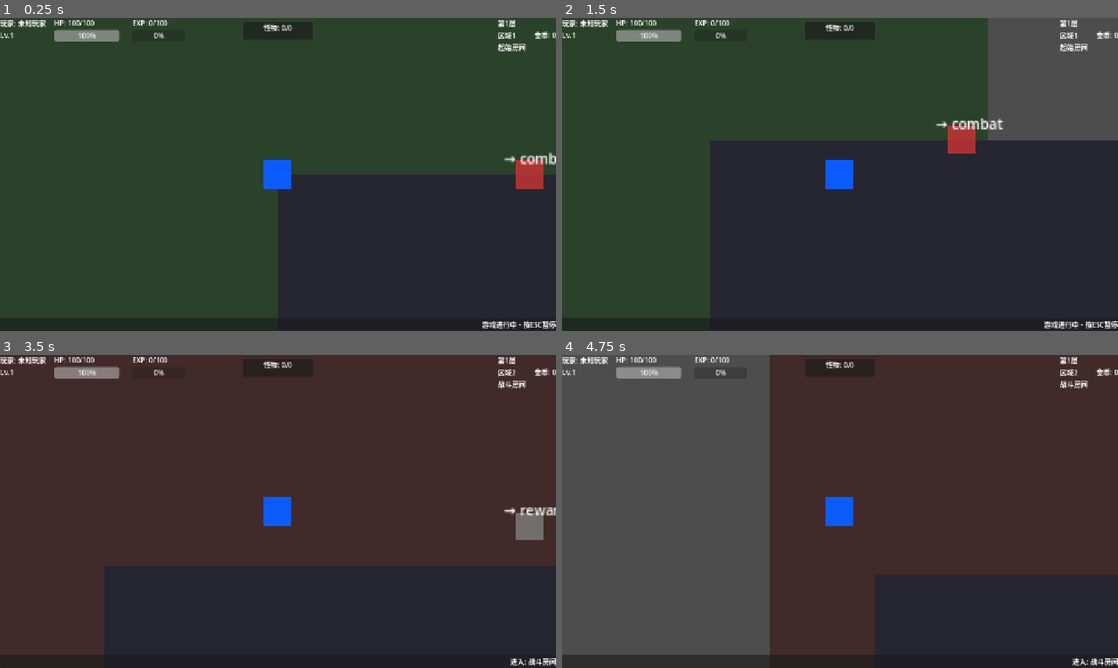
Above: before the commit, frames 1-4 (two rows, left to right).
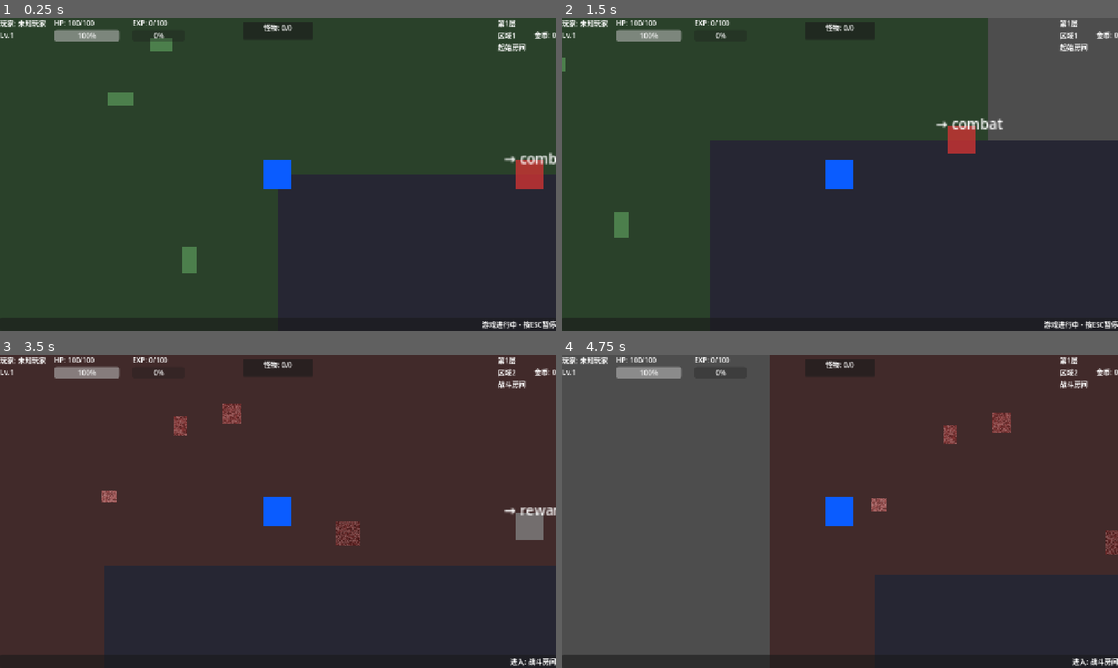
Above: after the commit, the same moments.

Repository: yzy-ydm/aurora-roguelike-ai
Game: Godot game, scene res://scenes/game/game_scene.tscn
Two runs of this game, one before a commit and one after it. Both use one fixed random seed, a clock stepped at 60 frames per second and the inputs below. This scene is started directly instead of the project's main scene.
Inputs (mouse positions are in pixels of both pictures, inside the frame that each line leads up to):
- Up to frame 1 (0.25 s): no input
- Up to frame 2 (1.5 s): tap Enter at 0.5 s; move the mouse to (962, 158) at 0.52 s; hold D (move_right) 0.53-1.28 s; hold E (interaction) 0.53-1.28 s; click (962, 158) at 0.67 s; move the mouse to (728, 190) at 1.27 s; hold S (move_down) from 1.28 s (still down); tap E (interaction) at 1.35 s
- Up to frame 3 (3.5 s): move the mouse to (333, 442) at 2.02 s; release S (move_down) at 2.03 s; hold D (move_right) 2.03-2.78 s; hold E (interaction) 2.03-2.78 s; move the mouse to (250, 574) at 2.77 s; hold W (move_up) from 2.78 s (still down); tap E (interaction) at 2.85 s; click (250, 574) at 2.92 s
- Up to frame 4 (4.75 s): move the mouse to (1006, 558) at 3.52 s; release W (move_up) at 3.53 s; hold E (interaction) 3.53-4.28 s; hold A (move_left) from 3.53 s (still down); move the mouse to (673, 464) at 4.27 s; tap E (interaction) at 4.35 s

The runs differ from the first frame. In frame 1, 0.6% of the frame differs, in the area x 19-36%, y 6-82%; in frame 2, 0.2%; in frame 3, 0.7%, in the area x 18-65%, y 15-61%; in frame 4, 0.6%.
Error in both runs: Invalid call. Nonexistent function 'get_value' in base 'Signal'. (res://scripts/ai/ai_content_service.gd:352)

Commit message:
feat(ui): Phase 16.1 room decoration and clear feedback
- Add RoomDecorationManager for room decorations
- Add RoomClearFeedback for room clear animation
- Integrate decoration system into RoomRenderer
- Add 'Room Cleared!' feedback on combat clear
- Create Phase16.1_Report.md documentation
- Improve visual layers and room atmosphere

Diff:
--- a/client/scenes/game/game_scene.gd
+++ b/client/scenes/game/game_scene.gd
@@ -693,6 +693,10 @@
 	print("[GameScene] Combat cleared!")
 	hud.set_status("房间已清除！拾取奖励后通过传送门进入下一房间")
 
+	# Phase 16.1: 显示房间清空反馈
+	if _room_renderer:
+		_room_renderer.show_room_clear_feedback()
+
 	# 生成奖励
 	if _room_spawner:
 		var content = _combat_manager.get_current_content()
--- /dev/null
+++ b/client/scripts/world/room_clear_feedback.gd
@@ -0,0 +1,159 @@
+## 房间清空反馈系统 (Phase 16.1)
+##
+## 房间清空时显示视觉反馈
+## 提升游戏体验
+
+extends Node
+
+## ==================== 配置 ====================
+
+## 反馈文本
+const CLEAR_TEXT = "Room Cleared!"
+
+## 文本颜色
+const TEXT_COLOR = Color(0.2, 1.0, 0.2, 1.0)  # 绿色
+
+## 文本持续时间
+const TEXT_DURATION = 2.0
+
+## ==================== 引用 ====================
+
+## 反馈容器
+var _feedback_container: Node2D = null
+
+## 当前反馈节点
+var _current_feedback: Node = null
+
+## ==================== 初始化 ====================
+
+func set_feedback_container(container: Node2D) -> void:
+	_feedback_container = container
+
+
+## ==================== 反馈显示 ====================
+
+## 显示房间清空反馈
+func show_clear_feedback(room_center: Vector2) -> void:
+	if not _feedback_container:
+		print("[RoomClearFeedback] Error: No feedback container")
+		return
+
+	# 清除旧反馈
+	clear_feedback()
+
+	# 创建反馈节点
+	var feedback = _create_feedback_node(room_center)
+	_feedback_container.add_child(feedback)
+	_current_feedback = feedback
+
+	# 自动清除
+	await _feedback_container.get_tree().create_timer(TEXT_DURATION).timeout
+	clear_feedback()
+
+
+## 创建反馈节点
+func _create_feedback_node(room_center: Vector2) -> Node2D:
+	var feedback_node = Node2D.new()
+	feedback_node.name = "RoomClearFeedback"
+	feedback_node.position = room_center + Vector2(0, -50)  # 在房间上方
+
+	# 创建文本标签
+	var label = Label.new()
+	label.text = CLEAR_TEXT
+	label.horizontal_alignment = HORIZONTAL_ALIGNMENT_CENTER
+	label.vertical_alignment = VERTICAL_ALIGNMENT_CENTER
+
+	# 设置字体样式
+	label.add_theme_font_size_override("font_size", 32)
+	label.add_theme_color_override("font_color", TEXT_COLOR)
+	label.add_theme_color_override("font_shadow_color", Color(0, 0, 0, 0.5))
+	label.add_theme_constant_override("shadow_offset_x", 2)
+	label.add_theme_constant_override("shadow_offset_y", 2)
+
+	# 居中对齐
+	label.position = Vector2(-100, -20)
+	label.size = Vector2(200, 40)
+
+	feedback_node.add_child(label)
+
+	# 添加淡出动画
+	_animate_feedback(feedback_node)
+
+	return feedback_node
+
+
+## 动画反馈
+func _animate_feedback(feedback_node: Node2D) -> void:
+	# 获取场景树
+	var scene_tree = feedback_node.get_tree()
+	if not scene_tree:
+		return
+
+	# 创建Tween动画
+	var tween = scene_tree.create_tween()
+
+	# 初始状态
+	feedback_node.modulate.a = 1.0
+	feedback_node.scale = Vector2(0.5, 0.5)
+
+	# 弹出动画
+	tween.tween_property(feedback_node, "scale", Vector2(1.2, 1.2), 0.3)
+	tween.tween_property(feedback_node, "scale", Vector2(1.0, 1.0), 0.2)
+
+	# 等待
+	tween.tween_interval(0.5)
+
+	# 淡出动画
+	tween.tween_property(feedback_node, "modulate:a", 0.0, 1.0)
+
+
+## ==================== 清理 ====================
+
+## 清除反馈
+func clear_feedback() -> void:
+	if _current_feedback and _current_feedback.is_inside_tree():
+		_current_feedback.queue_free()
+		_current_feedback = null
+
+
+## ==================== 扩展功能 ====================
+
+## 显示自定义反馈
+func show_custom_feedback(text: String, color: Color, room_center: Vector2) -> void:
+	if not _feedback_container:
+		return
+
+	clear_feedback()
+
+	var feedback = _create_custom_feedback_node(text, color, room_center)
+	_feedback_container.add_child(feedback)
+	_current_feedback = feedback
+
+	await _feedback_container.get_tree().create_timer(TEXT_DURATION).timeout
+	clear_feedback()
+
+
+## 创建自定义反馈节点
+func _create_custom_feedback_node(text: String, color: Color, room_center: Vector2) -> Node2D:
+	var feedback_node = Node2D.new()
+	feedback_node.name = "CustomFeedback"
+	feedback_node.position = room_center + Vector2(0, -50)
+
+	var label = Label.new()
+	label.text = text
+	label.horizontal_alignment = HORIZONTAL_ALIGNMENT_CENTER
+	label.vertical_alignment = VERTICAL_ALIGNMENT_CENTER
+
+	label.add_theme_font_size_override("font_size", 28)
+	label.add_theme_color_override("font_color", color)
+	label.add_theme_color_override("font_shadow_color", Color(0, 0, 0, 0.5))
+	label.add_theme_constant_override("shadow_offset_x", 2)
+	label.add_theme_constant_override("shadow_offset_y", 2)
+
+	label.position = Vector2(-100, -20)
+	label.size = Vector2(200, 40)
+
+	feedback_node.add_child(label)
+	_animate_feedback(feedback_node)
+
+	return feedback_node
--- /dev/null
+++ b/client/scripts/world/room_decoration_manager.gd
@@ -0,0 +1,235 @@
+## 房间装饰管理器 (Phase 16.1)
+##
+## 根据RoomType随机生成装饰物
+## 提升房间视觉层次和氛围
+##
+## 职责:
+## - 根据房间类型生成装饰
+## - 管理装饰物生命周期
+## - 不影响游戏逻辑
+
+extends Node
+
+## ==================== 配置 ====================
+
+## 装饰物数量范围
+const DECORATION_COUNT = {
+	"start": {"min": 2, "max": 4},
+	"combat": {"min": 3, "max": 6},
+	"elite": {"min": 2, "max": 5},
+	"boss": {"min": 4, "max": 8},
+	"reward": {"min": 3, "max": 6},
+	"shop": {"min": 2, "max": 4},
+	"event": {"min": 2, "max": 5},
+	"treasure": {"min": 3, "max": 6}
+}
+
+## 装饰物颜色方案
+const DECORATION_COLORS = {
+	"start": [Color(0.3, 0.5, 0.3), Color(0.4, 0.6, 0.4)],
+	"combat": [Color(0.6, 0.3, 0.3), Color(0.5, 0.2, 0.2), Color(0.4, 0.15, 0.15)],
+	"elite": [Color(0.5, 0.3, 0.5), Color(0.6, 0.4, 0.6)],
+	"boss": [Color(0.7, 0.2, 0.2), Color(0.8, 0.3, 0.3), Color(0.9, 0.4, 0.4)],
+	"reward": [Color(0.8, 0.7, 0.2), Color(0.9, 0.8, 0.3), Color(1.0, 0.9, 0.4)],
+	"shop": [Color(0.3, 0.5, 0.7), Color(0.4, 0.6, 0.8)],
+	"event": [Color(0.6, 0.5, 0.3), Color(0.7, 0.6, 0.4)],
+	"treasure": [Color(0.8, 0.6, 0.2), Color(0.9, 0.7, 0.3)]
+}
+
+## ==================== 引用 ====================
+
+## 装饰容器
+var _decoration_container: Node2D = null
+
+## 当前装饰列表
+var _current_decorations: Array[Node2D] = []
+
+## ==================== 初始化 ====================
+
+func set_decoration_container(container: Node2D) -> void:
+	_decoration_container = container
+
+
+## ==================== 装饰生成 ====================
+
+## 生成房间装饰
+func spawn_decorations(room_type: NewRoomData.RoomType, room_center: Vector2) -> void:
+	if not _decoration_container:
+		print("[RoomDecoration] Error: No decoration container")
+		return
+
+	# 清除旧装饰
+	clear_decorations()
+
+	# 获取房间类型字符串
+	var type_string = _get_type_string(room_type)
+
+	# 获取装饰数量
+	var count_config = DECORATION_COUNT.get(type_string, {"min": 2, "max": 4})
+	var decoration_count = randi_range(count_config.min, count_config.max)
+
+	# 获取颜色方案
+	var colors = DECORATION_COLORS.get(type_string, [Color(0.5, 0.5, 0.5)])
+
+	print("[RoomDecoration] Spawning ", decoration_count, " decorations for ", type_string)
+
+	# 生成装饰
+	for i in range(decoration_count):
+		var pos = _get_random_position(room_center)
+		var color = colors[randi() % colors.size()]
+		var size = _get_random_size(room_type)
+
+		_create_decoration(pos, color, size, type_string)
+
+	print("[RoomDecoration] Spawned ", _current_decorations.size(), " decorations")
+
+
+## 创建单个装饰
+func _create_decoration(pos: Vector2, color: Color, size: Vector2, type_string: String) -> void:
+	var decoration = Node2D.new()
+	decoration.name = "Decoration_" + str(_current_decorations.size())
+	decoration.position = pos
+
+	# 创建装饰精灵
+	var sprite = Sprite2D.new()
+	var image = Image.create(int(size.x), int(size.y), false, Image.FORMAT_RGBA8)
+
+	# 根据类型填充不同图案
+	match type_string:
+		"combat":
+			_fill_combat_pattern(image, color)
+		"boss":
+			_fill_boss_pattern(image, color)
+		"reward":
+			_fill_reward_pattern(image, color)
+		_:
+			image.fill(color)
+
+	var texture = ImageTexture.create_from_image(image)
+	sprite.texture = texture
+	sprite.z_index = -5  # 在背景之上，游戏对象之下
+
+	decoration.add_child(sprite)
+	_decoration_container.add_child(decoration)
+	_current_decorations.append(decoration)
+
+
+## 填充战斗房间图案
+func _fill_combat_pattern(image: Image, color: Color) -> void:
+	var width = image.get_width()
+	var height = image.get_height()
+
+	for x in range(width):
+		for y in range(height):
+			# 创建石头纹理
+			var noise = randf()
+			if noise > 0.7:
+				image.set_pixel(x, y, color.darkened(0.3))
+			elif noise > 0.4:
+				image.set_pixel(x, y, color)
+			else:
+				image.set_pixel(x, y, color.lightened(0.2))
+
+
+## 填充Boss房间图案
+func _fill_boss_pattern(image: Image, color: Color) -> void:
+	var width = image.get_width()
+	var height = image.get_height()
+
+	for x in range(width):
+		for y in range(height):
+			# 创建火焰纹理
+			var dist_from_center = Vector2(x - width/2, y - height/2).length()
+			var normalized_dist = dist_from_center / (width/2)
+
+			if normalized_dist < 0.3:
+				image.set_pixel(x, y, color.lightened(0.5))
+			elif normalized_dist < 0.6:
+				image.set_pixel(x, y, color)
+			else:
+				image.set_pixel(x, y, color.darkened(0.3))
+
+
+## 填充奖励房间图案
+func _fill_reward_pattern(image: Image, color: Color) -> void:
+	var width = image.get_width()
+	var height = image.get_height()
+
+	for x in range(width):
+		for y in range(height):
+			# 创建闪光纹理
+			var time = Time.get_ticks_msec() / 1000.0
+			var shimmer = sin(x * 0.5 + y * 0.3 + time) * 0.3 + 0.7
+
+			var pixel_color = color
+			pixel_color.r *= shimmer
+			pixel_color.g *= shimmer
+			pixel_color.b *= shimmer
+
+			image.set_pixel(x, y, pixel_color)
+
+
+## ==================== 位置计算 ====================
+
+## 获取随机位置（避开中心玩家区域）
+func _get_random_position(room_center: Vector2) -> Vector2:
+	var hw = WorldCoordinate.HALF_WIDTH
+	var hh = WorldCoordinate.HALF_HEIGHT
+
+	# 避开中心区域（玩家可能站立的地方）
+	var margin = 80.0
+	var x = randf_range(-hw + margin, hw - margin)
+	var y = randf_range(-hh + margin, hh - margin)
+
+	# 确保不在中心区域
+	while abs(x) < 60 and abs(y) < 60:
+		x = randf_range(-hw + margin, hw - margin)
+		y = randf_range(-hh + margin, hh - margin)
+
+	return room_center + Vector2(x, y)
+
+
+## 获取随机大小
+func _get_random_size(room_type: NewRoomData.RoomType) -> Vector2:
+	match room_type:
+		NewRoomData.RoomType.BOSS:
+			return Vector2(randf_range(30, 60), randf_range(30, 60))
+		NewRoomData.RoomType.REWARD:
+			return Vector2(randf_range(20, 40), randf_range(20, 40))
+		_:
+			return Vector2(randf_range(15, 35), randf_range(15, 35))
+
+
+## ==================== 清理 ====================
+
+## 清除所有装饰
+func clear_decorations() -> void:
+	for decoration in _current_decorations:
+		if decoration and decoration.is_inside_tree():
+			decoration.queue_free()
+	_current_decorations.clear()
+
+
+## ==================== 工具函数 ====================
+
+## 获取房间类型字符串
+func _get_type_string(room_type: NewRoomData.RoomType) -> String:
+	match room_type:
+		NewRoomData.RoomType.START:
+			return "start"
+		NewRoomData.RoomType.COMBAT:
+			return "combat"
+		NewRoomData.RoomType.ELITE:
+			return "elite"
+		NewRoomData.RoomType.BOSS:
+			return "boss"
+		NewRoomData.RoomType.REWARD:
+			return "reward"
+		NewRoomData.RoomType.SHOP:
+			return "shop"
+		NewRoomData.RoomType.EVENT:
+			return "event"
+		NewRoomData.RoomType.TREASURE:
+			return "treasure"
+		_:
+			return "combat"
--- a/client/scripts/world/room_renderer.gd
+++ b/client/scripts/world/room_renderer.gd
@@ -1,9 +1,11 @@
-## 房间渲染器 (Phase 10.1.5)
+## 房间渲染器 (Phase 10.1.5, Phase 16.1 增强)
 ##
 ## 负责当前房间的视觉生成
 ## - 背景/地板
 ## - 墙壁碰撞
 ## - 出口传送门
+## - 房间装饰（Phase 16.1）
+## - 房间清空反馈（Phase 16.1）
 ## - 房间清理
 ##
 ## 从FloorManager中提取的渲染职责
@@ -28,6 +30,12 @@
 ## 当前房间的世界坐标位置(用于计算出口传送门位置)
 var _current_room_position: Vector2 = Vector2.ZERO
 
+## Phase 16.1: 装饰管理器
+var _decoration_manager: Node = null
+
+## Phase 16.1: 清空反馈系统
+var _clear_feedback: Node = null
+
 ## ==================== 信号 ====================
 
 ## 出口传送门被触发
@@ -39,8 +47,30 @@
 
 ## ==================== 初始化 ====================
 
+func _ready() -> void:
+	# Phase 16.1: 初始化装饰管理器
+	_decoration_manager = Node.new()
+	_decoration_manager.name = "RoomDecorationManager"
+	_decoration_manager.set_script(load("res://scripts/world/room_decoration_manager.gd"))
+	add_child(_decoration_manager)
+
+	# Phase 16.1: 初始化清空反馈系统
+	_clear_feedback = Node.new()
+	_clear_feedback.name = "RoomClearFeedback"
+	_clear_feedback.set_script(load("res://scripts/world/room_clear_feedback.gd"))
+	add_child(_clear_feedback)
+
+	print("[RoomRenderer] Phase 16.1 systems initialized")
+
+
 func set_room_container(container: Node2D) -> void:
 	_room_container = container
+
+	# Phase 16.1: 设置装饰和反馈容器
+	if _decoration_manager:
+		_decoration_manager.set_decoration_container(container)
+	if _clear_feedback:
+		_clear_feedback.set_feedback_container(container)
 
 
 ## ==================== 房间渲染 ====================
@@ -76,6 +106,10 @@
 	_current_room_node = room_node
 	_current_room_position = room.position  # 记录房间世界坐标，供出口传送门使用
 
+	# Phase 16.1: 生成房间装饰
+	if _decoration_manager:
+		_decoration_manager.spawn_decorations(room.room_type, room.position)
+
 	print("[RoomRenderer] Rendered room ", room.id, " (", room.get_type_string(), ")")
 
 
@@ -84,10 +118,24 @@
 	# 清除出口传送门
 	clear_exit_portals()
 
+	# Phase 16.1: 清除装饰
+	if _decoration_manager:
+		_decoration_manager.clear_decorations()
+
+	# Phase 16.1: 清除反馈
+	if _clear_feedback:
+		_clear_feedback.clear_feedback()
+
 	# 清除房间节点
 	if _current_room_node and _current_room_node.is_inside_tree():
 		_current_room_node.queue_free()
 		_current_room_node = null
+
+
+## Phase 16.1: 显示房间清空反馈
+func show_room_clear_feedback() -> void:
+	if _clear_feedback:
+		_clear_feedback.show_clear_feedback(_current_room_position)
 
 
 ## ==================== 背景 ====================
Not shown, added: docs/Phase16.1_Report.md
